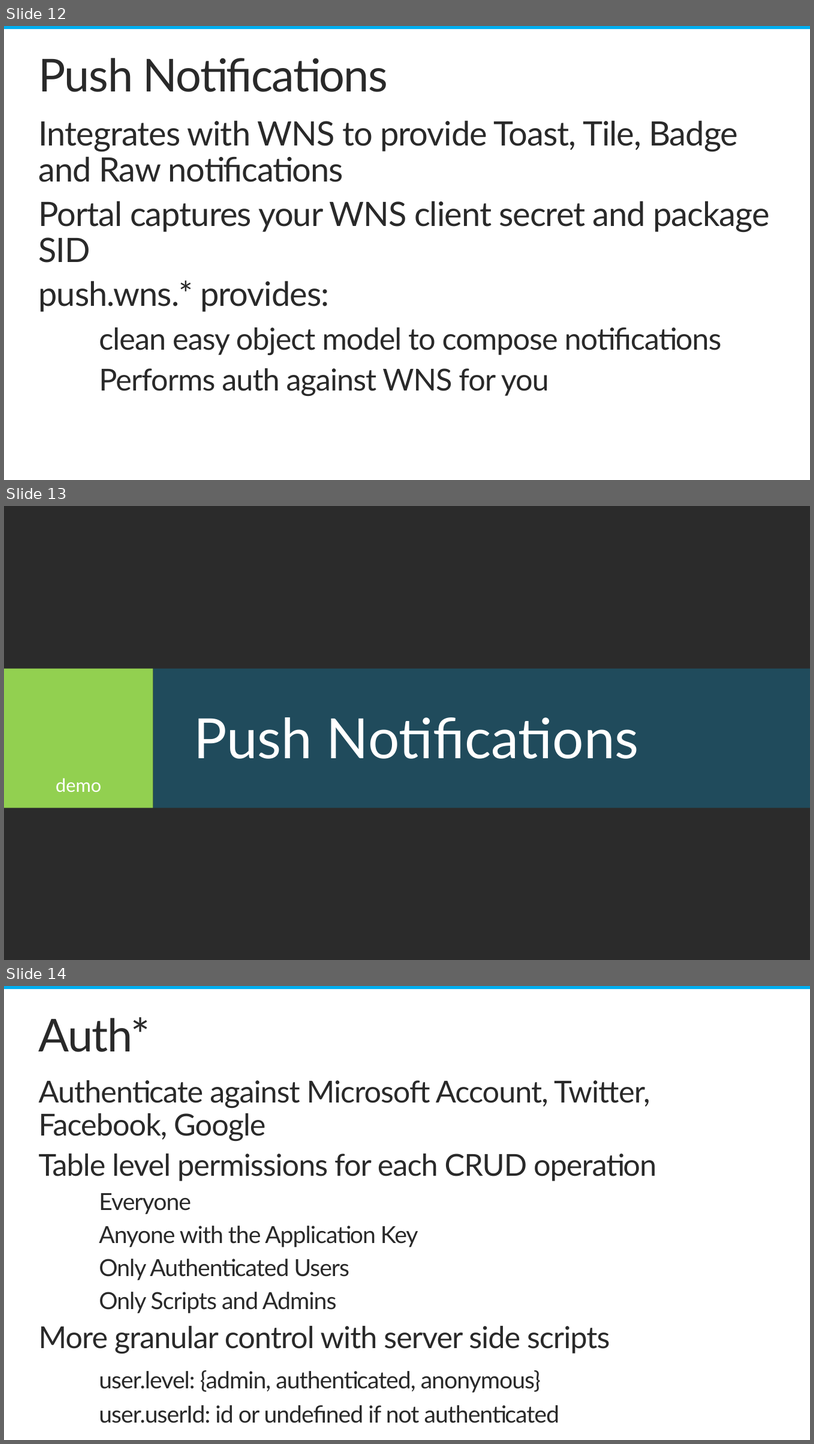
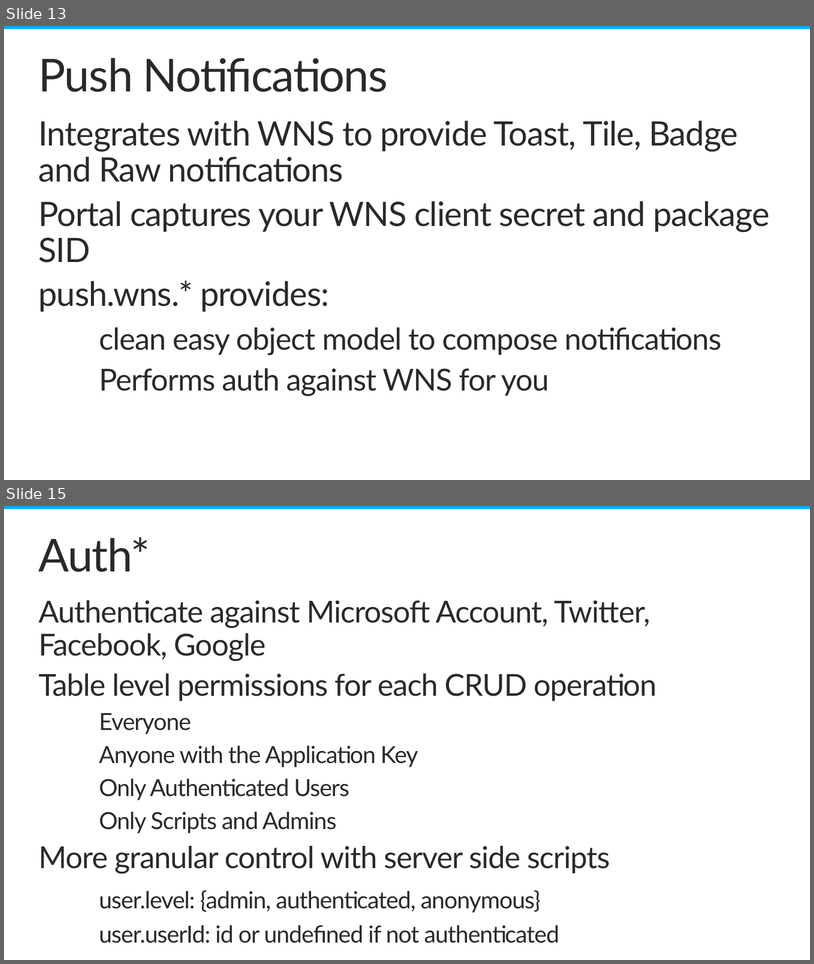
Before and after one commit to nickharris/Presentation-Windows8AndWindowsAzureMobileServices, a slide deck: Windows8AndWindowsAzureMobileServices.pptx. Shown one above the other, each under a label of ours: slides 12, 13 and 14 before the commit, slides 13 and 15 after it; the slides between them are not shown. The pictures are 814x1444 and 814x964 pixels, drawn with LibreOffice and Linux fonts; fonts in the diff are those of the drawing; background and template pictures are left out; a plain dark background stands for a picture behind light text. Boxes give left, top, right and bottom in pixels: in the first picture for what was removed or moved away, otherwise in the second. Text is boxed around its words. In the diff, an @@ line names an element or a change of style, - is before the commit and + after.

```diff
--- a/Windows8AndWindowsAzureMobileServices.pptx
+++ b/Windows8AndWindowsAzureMobileServices.pptx
@@ slide 13 removed at (4, 506, 810, 960), background picture (left out) @@
@@ rectangle removed at (4, 669, 153, 808) @@
-demo
@@ rectangle removed at (153, 669, 810, 808) @@
@@ text removed at (194, 717, 639, 759) @@
-Push Notifications
@@ what was slide 12 is now slide 13 @@
@@ what was slide 14 is now slide 15 @@
```
Also in this commit, not shown: 14 slides changed, 4 slides added.
